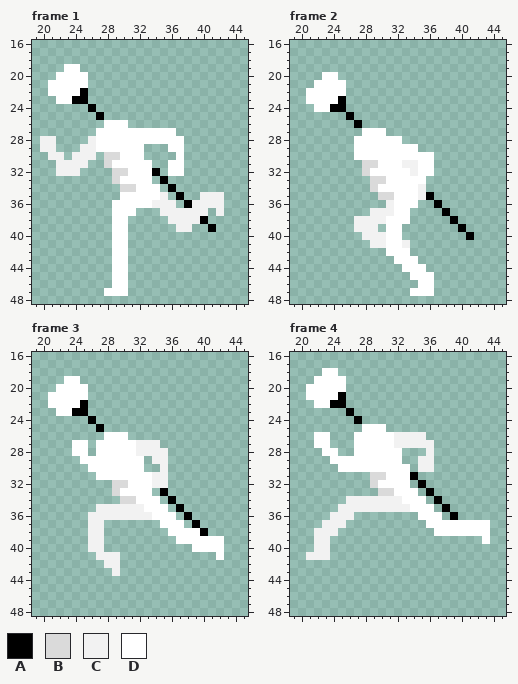
Pixel-art file, stored at Assets/Art/Characters/Player/Run/Player_Run_Left.aseprite. Above: the version before the commit.
64x64 pixels, 8 frames. Shown: frame 1: x 19..45, y 16..48; frame 2: x 19..45, y 16..48; frame 3: x 19..45, y 16..48; frame 4: x 19..45, y 16..48. The commit also changed other frames, which this record leaves out.
Palette (. is transparent): A #000000  B #dadada  C #f2f2f2  D #ffffff
After:
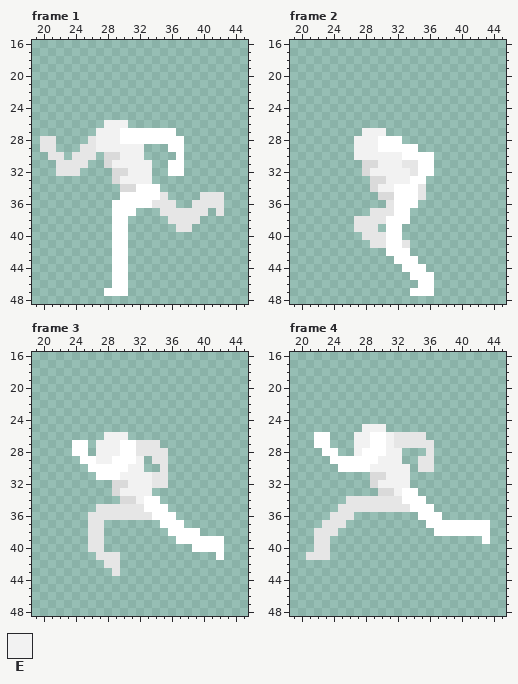
Colours new in this view: E #f2f2f2
The edit:
layer "Weapons/Staff" now hidden
colour C: #f2f2f2 -> #e6e6e6
Changed rows in their new state; - is a pixel that keeps its letter.
Frame 1:
first column x 21:
19 --..-----------------
20 -....----------------
21 .....----------------
22 .....----------------
23 -....----------------
24 -----.---------------
25 ------.--------------
26 -------EEE-----------
27 ------EEE------------
28 ------EEE------------
29 ------EEEEEE---------
30 ---------EEE---------
31 --------EEEEE--------
32 ----------EEE.-------
33 ---------EEEE-.------
34 ---------------.-----
35 ----------------.----
36 -----------------.---
38 -------------------.-
39 --------------------.
Frame 2:
first column x 21:
20 --..-----------------
21 -....----------------
22 .....----------------
23 .....----------------
24 -....----------------
25 -----.---------------
26 ------.--------------
27 -------EEE-----------
28 ------EEE------------
29 ------EEE------------
30 ------EEEEEE---------
31 ---------EEE---------
32 --------EEEEE--------
33 ----------EEE--------
34 ---------EE----------
35 ---------------.-----
36 ----------------.----
37 -----------------.---
38 ------------------.--
39 -------------------.-
40 --------------------.
Frame 3:
first column x 21:
19 --..----------------
20 -....---------------
21 .....---------------
22 .....---------------
23 -....---------------
24 -----.--------------
25 ------.-------------
26 -------EEE----------
27 ------EEE-----------
28 ------EEE-----------
29 ------EE---E--------
30 ----------EE--------
31 ---------EEEE-------
32 ----------EEE-------
33 ---------EEEE-.-----
34 -----------E---.----
35 ----------------.---
36 -----------------.--
37 ------------------.-
38 -------------------.
Frame 4:
first column x 21:
18 --..---------------
19 -....--------------
20 .....--------------
21 .....--------------
22 -....--------------
23 -----.-------------
24 ------.------------
25 -------EEE---------
26 ------EE--E--------
27 ------EE--E--------
28 ------E---EE-------
29 ---------EEE-------
30 --------EEEEE------
31 ----------EEE.-----
32 ---------EEEE-.----
33 -----------E---.---
34 ----------------.--
35 -----------------.-
36 ------------------.
Where, in picture pixels (left, top, right, bottom), the same in both pictures:
changed: (40, 64, 224, 232)
changed: (306, 72, 474, 248)
changed: (48, 376, 208, 576)
changed: (306, 368, 458, 560)
